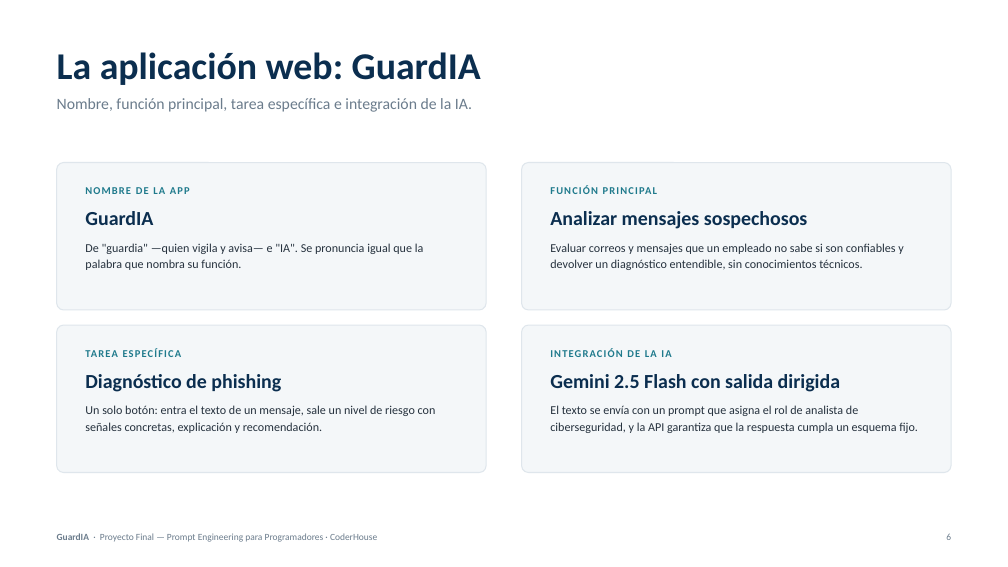
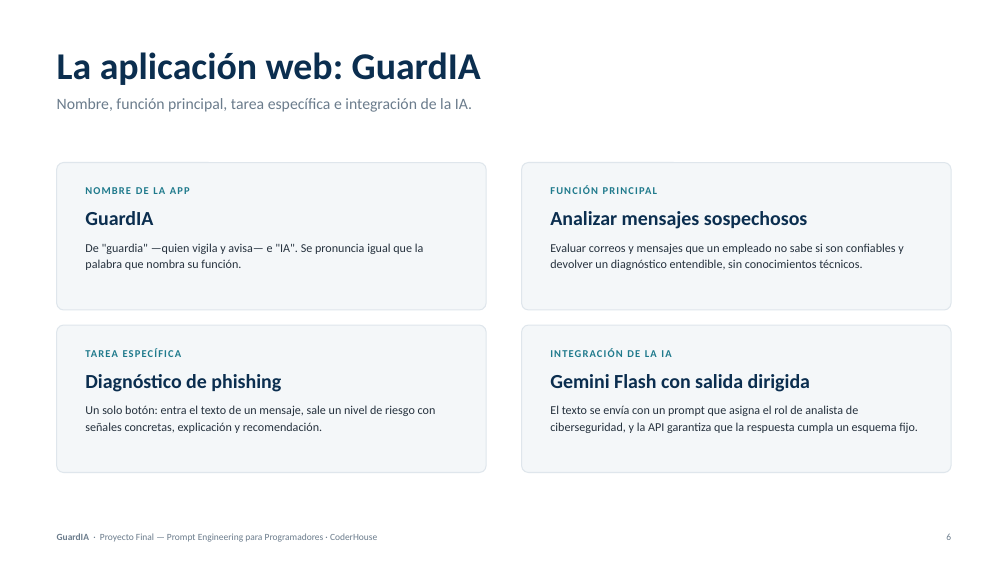
Before and after one commit to cubi20/guardia, a slide deck: slide 6 of docs/GuardIA-ProyectoFinal-IdoyagaMolina.pptx. Drawn at 1008x567 pixels with LibreOffice and Linux fonts; fonts in the diff are those of the drawing. Boxes give left, top, right and bottom in pixels: in the first picture for what was removed or moved away, otherwise in the second. Text is boxed around its words. In the diff, an @@ line names an element or a change of style, - is before the commit and + after.

```diff
--- a/docs/GuardIA-ProyectoFinal-IdoyagaMolina.pptx
+++ b/docs/GuardIA-ProyectoFinal-IdoyagaMolina.pptx
@@ text at box(550, 374, 810, 392): text changed @@
-Gemini 2.5 Flash con salida dirigida
+Gemini Flash con salida dirigida
```
Also in this commit, not shown: 4 other slides changed, 12 other files.
